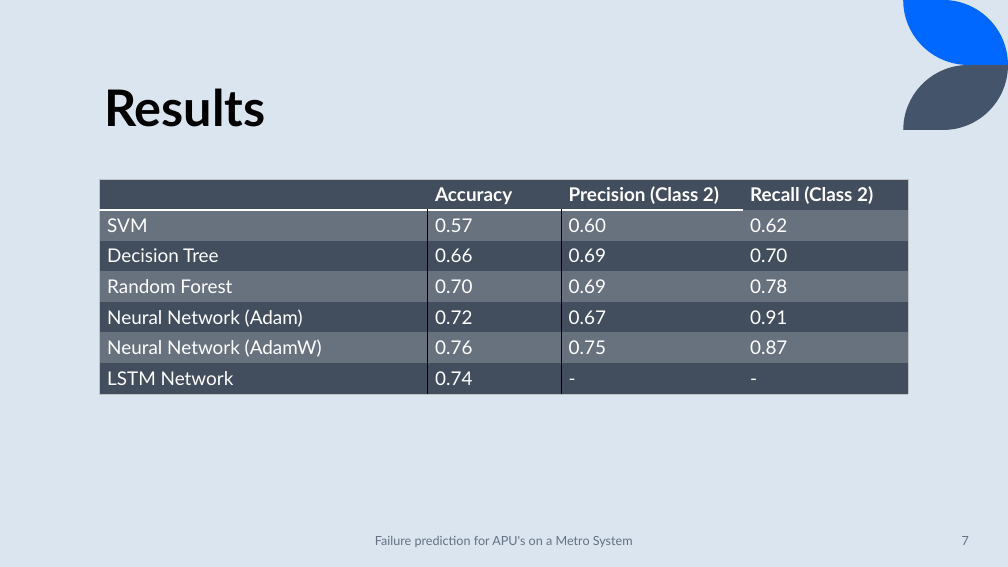
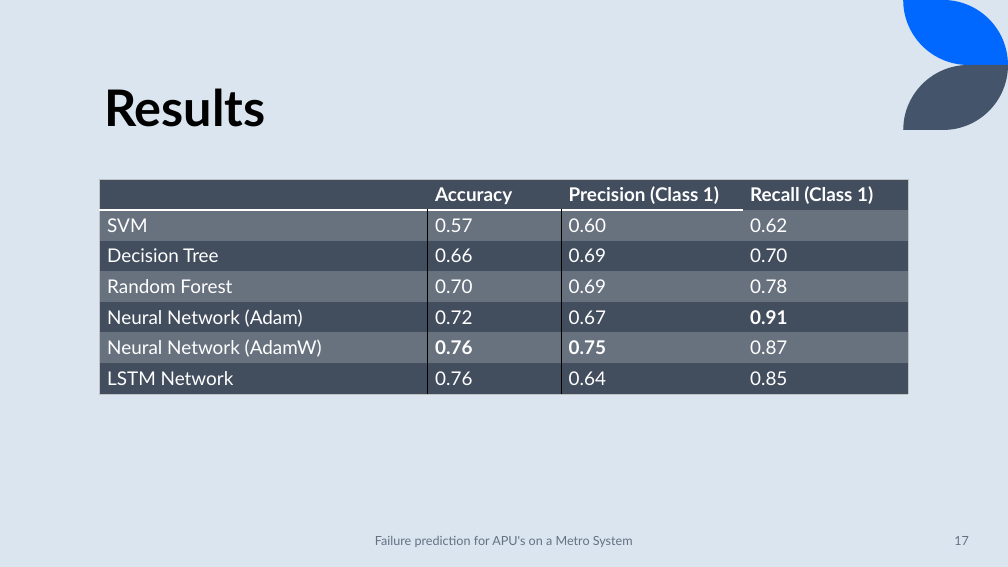
Before and after one commit to aaryadevg/Metro_PdM_Research, a slide deck: slide 17 of Paper/Viva.pptx (slide 7 before the commit). Drawn at 1008x567 pixels with LibreOffice and Linux fonts; fonts in the diff are those of the drawing. Boxes give left, top, right and bottom in pixels: in the first picture for what was removed or moved away, otherwise in the second. Text is boxed around its words. In the diff, an @@ line names an element or a change of style, - is before the commit and + after.

```diff
--- a/Paper/Viva.pptx
+++ b/Paper/Viva.pptx
@@ table at bbox=[100, 179, 909, 394] @@
-row 1, column 3: Precision (Class 2)
+row 1, column 3: Precision (Class 1)
-row 1, column 4: Recall (Class 2)
+row 1, column 4: Recall (Class 1)
-row 7: LSTM Network | 0.74 | - | -
+row 7: LSTM Network | 0.76 | 0.64 | 0.85
@@ bold on in "0.91", "0.76", "0.75" @@
@@ page number at bbox=[954, 536, 969, 545]: text changed @@
-7
+17
```
Also in this commit, not shown: 4 other slides changed, 12 slides added, 15 other files.
